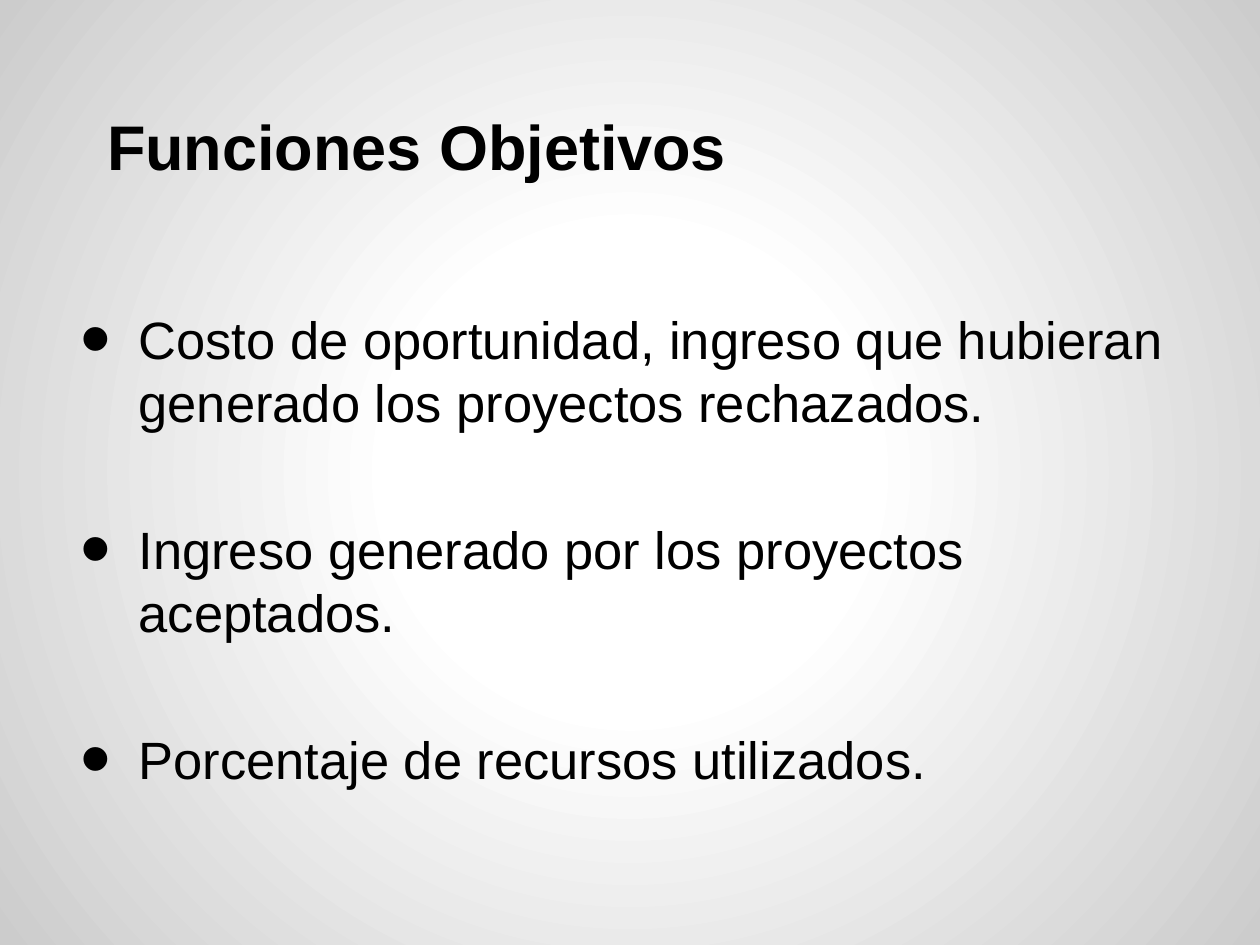
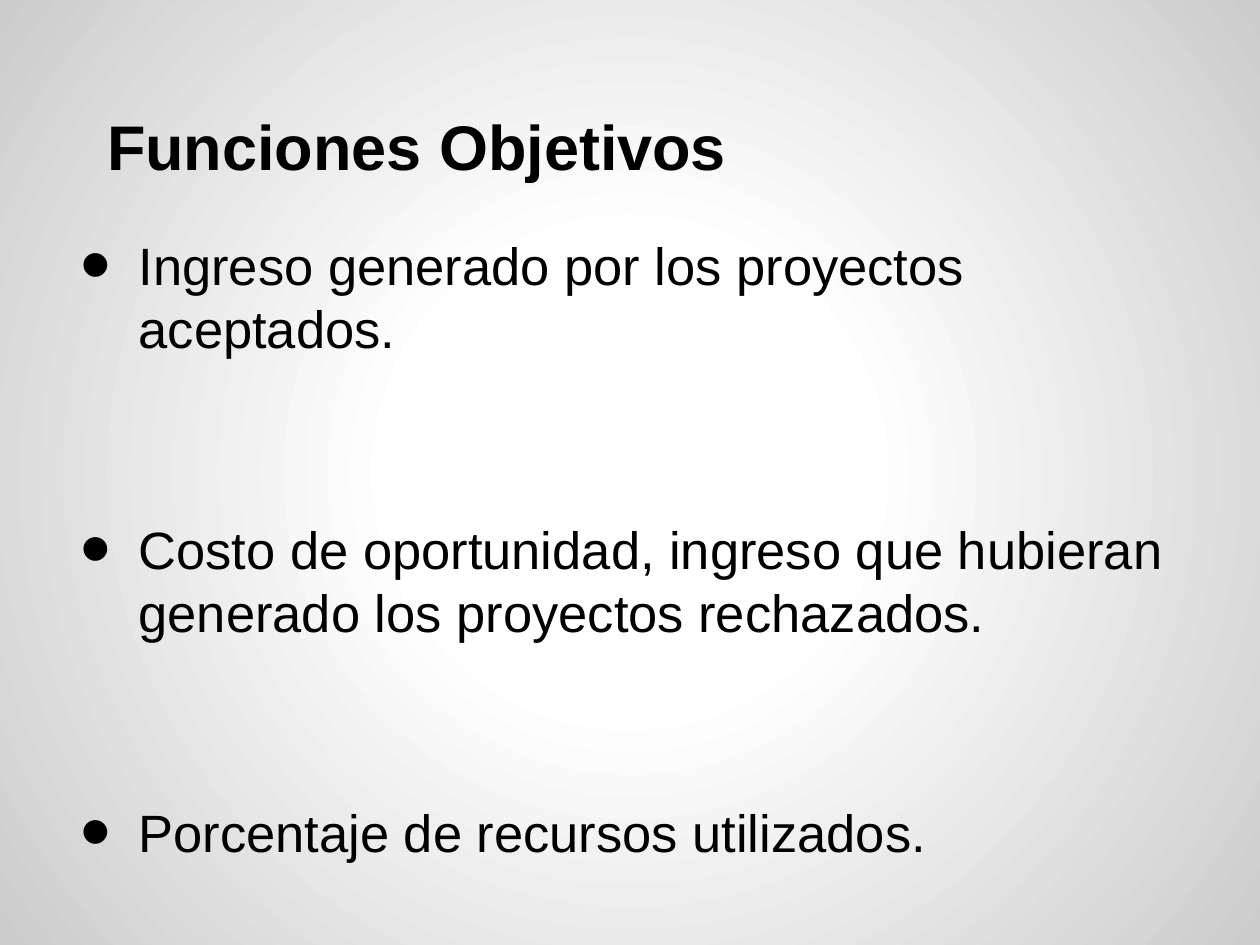
Before and after one commit to acrespo/Simulaciones, a slide deck: slide 8 of presentacion.pptx. Drawn at 1260x945 pixels with LibreOffice and Linux fonts; fonts in the diff are those of the drawing. Boxes give left, top, right and bottom in pixels: in the first picture for what was removed or moved away, otherwise in the second. Text is boxed around its words. In the diff, an @@ line names an element or a change of style, - is before the commit and + after.

```diff
--- a/presentacion.pptx
+++ b/presentacion.pptx
@@ text at [139, 247, 963, 359]: paragraph added @@
+• Ingreso generado por los proyectos aceptados.
@@ text at [139, 531, 963, 643]: paragraph removed @@
-• Ingreso generado por los proyectos aceptados.
```
Also in this commit, not shown: 4 other slides changed.
